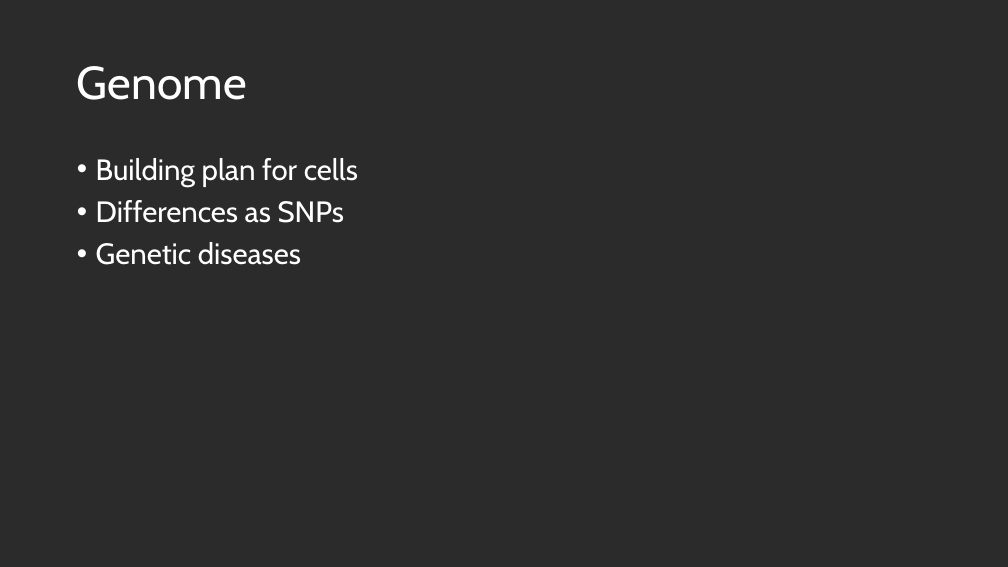
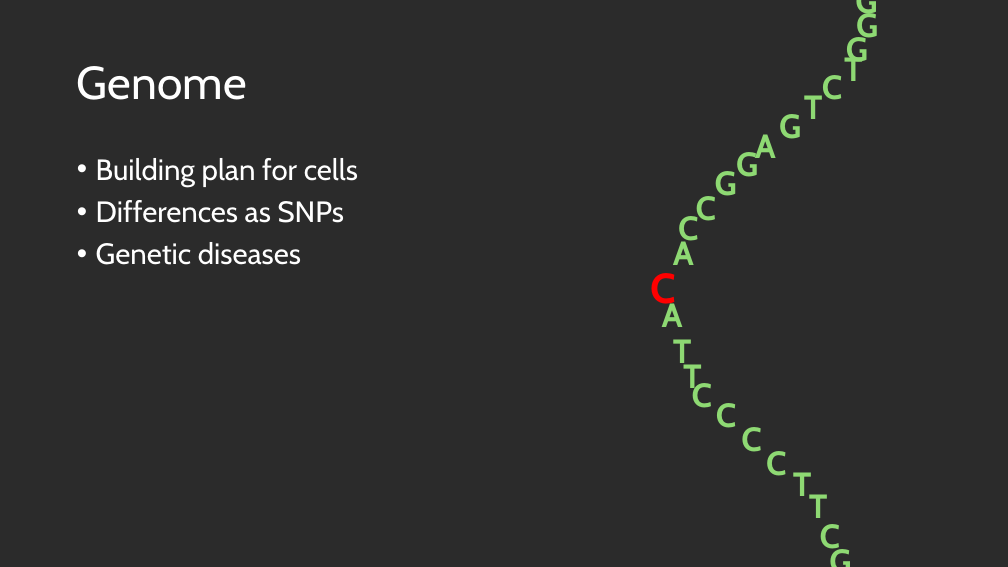
Before and after one commit to us-ja/GWAS_Internship_2025, a slide deck: slide 2 of Presentation/End_of_internship.pptx. Drawn at 1008x567 pixels with LibreOffice and Linux fonts; fonts in the diff are those of the drawing; background and template pictures are left out; a plain dark background stands for a picture behind light text. Boxes give left, top, right and bottom in pixels: in the first picture for what was removed or moved away, otherwise in the second. Text is boxed around its words. In the diff, an @@ line names an element or a change of style, - is before the commit and + after.

```diff
--- a/Presentation/End_of_internship.pptx
+++ b/Presentation/End_of_internship.pptx
@@ group added at box(651, 0, 948, 567): 25 texts @@
+G
+A
+A
+C
+T
+A
+G
+G
+G
+G
+G
+G
+T
+T
+T
+T
+T
+C
+C
+C
+C
+C
+C
+C
+C
```
Also in this commit, not shown: 6 other slides changed, 3 slides added, 2 slides removed.
